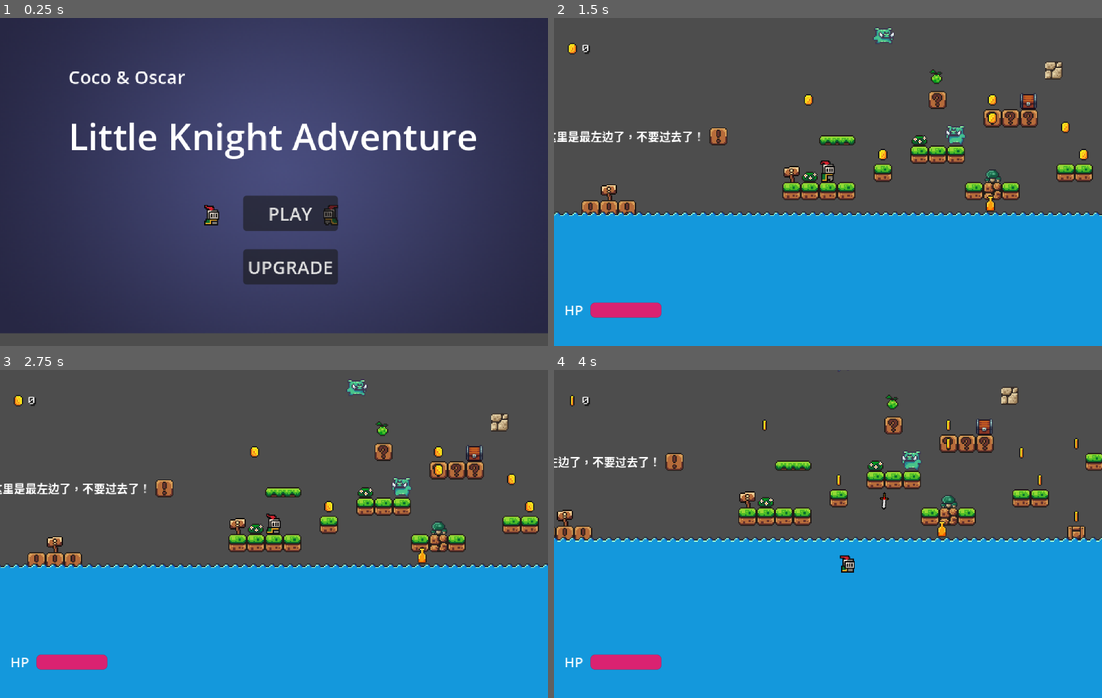
Above: before the commit, frames 1-4 (two rows, left to right).
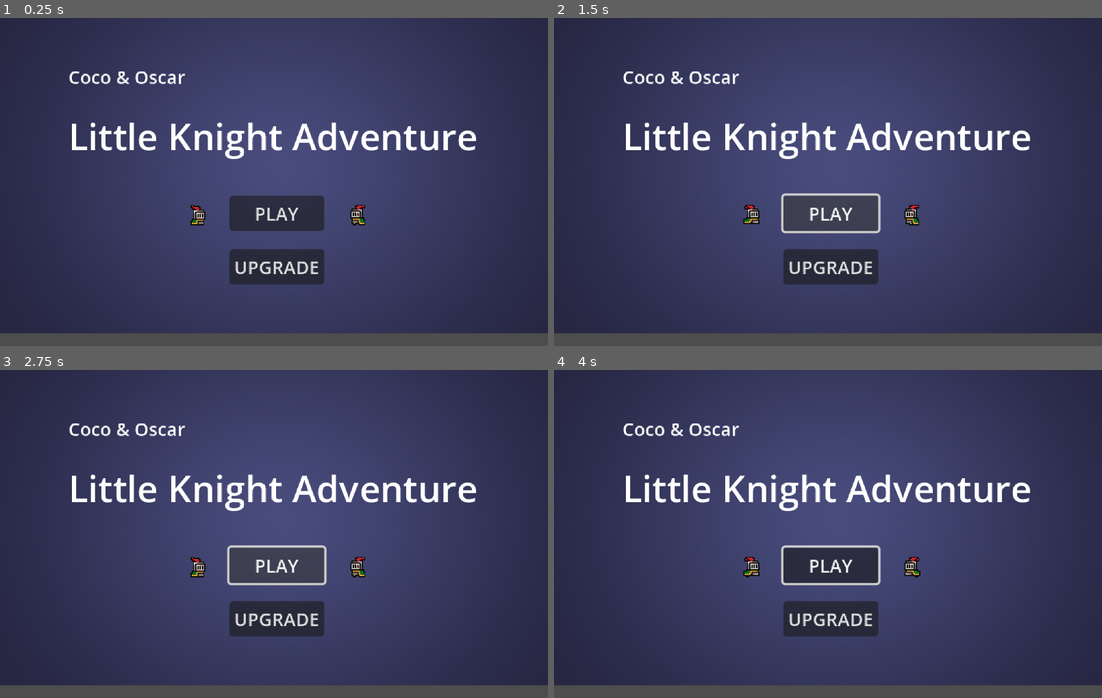
Above: after the commit, the same moments.

Repository: ypingzhao/little-knight-adventure
Game: Godot game, scene res://scenes/start_game.tscn
The game is run twice, just before and just after one commit, with the same random seed, the same clock (stepped at 60 frames per second) and the same inputs. Sound files missing from this copy of the repository are replaced by a short silence.
Inputs (mouse positions are in pixels of both pictures, inside the frame that each line leads up to):
- Up to frame 1 (0.25 s): no input
- Up to frame 2 (1.5 s): click "UPGRADE" at 0.5 s; click "PLAY" at 1.25 s
- Up to frame 3 (2.75 s): click (279, 566) at 2 s, where only the run after the commit has a clickable "PLAY"
- Up to frame 4 (4 s): tap Enter at 2.75 s; move the mouse to (948, 517) at 2.77 s; hold D (right) from 2.78 s (still down); tap E (interact) at 2.85 s; click (948, 517) at 2.92 s; tap Space (jump) at 3.02, 3.77 s; move the mouse to (718, 550) at 3.52 s; tap K (throw) at 3.6 s; click (718, 550) at 3.67 s

The runs differ from the first frame. In frame 1, 2.1% of the frame differs, in the area x 34-67%, y 54-82%; in frame 2, 88%; in frame 3, 88%; in frame 4, 90%, in the area x 0-100%, y 0-100%.

Commit message:
Add skill tree UI panel with tree structure display
Features:
- Skill tree UI panel (480x224px centered)
- ESC close button (top-right corner)
- Skill items with emoji icons (❤️⚔️🏃⭐)
- Tree structure display (indented child skills)
- Hover effects (highlight on mouse over)
- Upgrade buttons with cost display
- Coin validation (disable button if not enough coins)
- Success/failure notifications with fade animation
- Player control disable/restore on open/close
- Integration with SkillTreeManager and GlobalData
- Initial test coins: 500

UI Components:
- CanvasLayer (layer=128) for proper rendering
- ScrollContainer for skill list
- Dynamic skill item creation
- StyleBoxFlat for visual polish
- Emoji placeholders for missing icons

Scene Integration:
- Added to start_game.tscn as child node
- Opens on UPGRADE button click
- Follows shop UI design patterns

Avoided Issues (learned from shop system):
- No redefinition of CanvasLayer.visible property
- No overriding of show()/hide() methods
- Custom is_skill_tree_visible property with getter/setter
- Proper node paths matching scene structure

Co-Authored-By: Claude Sonnet 4.5 <noreply@anthropic.com>

Diff:
--- a/scenes/start_game.tscn
+++ b/scenes/start_game.tscn
@@ -1,9 +1,10 @@
-[gd_scene load_steps=23 format=3 uid="uid://dntp3vnewdr15"]
+[gd_scene load_steps=24 format=3 uid="uid://dntp3vnewdr15"]
 
 [ext_resource type="Texture2D" uid="uid://c7mpobee22vr0" path="res://assets/brackeys_platformer_assets/Background.png" id="1_c75kr"]
 [ext_resource type="Script" uid="uid://db7kuj6r1ubhg" path="res://scripts/ui/start_menu.gd" id="1_wcjs8"]
 [ext_resource type="Texture2D" uid="uid://hsu5rvigstmb" path="res://assets/brackeys_platformer_assets/brackeys_platformer_assets/sprites/knight.png" id="2_tq2sd"]
 [ext_resource type="AudioStream" uid="uid://bua4870kt7jbl" path="res://assets/music/04 - Silent Forest.mp3" id="3_2aiwh"]
+[ext_resource type="PackedScene" path="res://scenes/ui/skill_tree_ui.tscn" id="4_skilltree"]
 
 [sub_resource type="LabelSettings" id="LabelSettings_c75kr"]
 font_size = 32
@@ -147,10 +148,10 @@
 
 [node name="MarginContainer" type="MarginContainer" parent="CanvasLayer/Control"]
 layout_mode = 0
-offset_left = 213.0
+offset_left = 201.0
 offset_top = 156.0
-offset_right = 260.0
-offset_bottom = 196.0
+offset_right = 284.0
+offset_bottom = 234.0
 
 [node name="VBoxContainer" type="VBoxContainer" parent="CanvasLayer/Control/MarginContainer"]
 layout_mode = 2
@@ -184,13 +185,13 @@
 label_settings = SubResource("LabelSettings_c75kr")
 
 [node name="KnigtLeft" type="AnimatedSprite2D" parent="."]
-position = Vector2(186, 170)
+position = Vector2(174, 170)
 sprite_frames = SubResource("SpriteFrames_7wif6")
 autoplay = "default"
 frame_progress = 0.90314156
 
 [node name="KnigtRight" type="AnimatedSprite2D" parent="."]
-position = Vector2(289, 170)
+position = Vector2(313, 170)
 scale = Vector2(-1, 1)
 sprite_frames = SubResource("SpriteFrames_7wif6")
 autoplay = "default"
@@ -202,5 +203,7 @@
 autoplay = true
 parameters/looping = true
 
+[node name="SkillTreeUI" parent="." instance=ExtResource("4_skilltree")]
+
 [connection signal="pressed" from="CanvasLayer/Control/MarginContainer/VBoxContainer/ButtonPlay" to="." method="_on_button_play_pressed"]
 [connection signal="pressed" from="CanvasLayer/Control/MarginContainer/VBoxContainer/ButtonUpgrade" to="." method="_on_button_upgrade_pressed"]
--- /dev/null
+++ b/scenes/ui/skill_tree_ui.tscn
@@ -0,0 +1,98 @@
+[gd_scene load_steps=3 format=3 uid="uid://skilltreeui001"]
+
+[ext_resource type="Script" path="res://scripts/ui/skill_tree_ui.gd" id="1"]
+
+[sub_resource type="StyleBoxFlat" id="StyleBoxFlat_Panel"]
+bg_color = Color(0.15, 0.15, 0.2, 0.95)
+border_color = Color(0.5, 0.5, 0.6)
+set_border_width_all(3)
+set_corner_radius_all(10)
+
+[sub_resource type="StyleBoxFlat" id="StyleBoxFlat_CloseButton"]
+bg_color = Color(0.8, 0.2, 0.2, 1.0)
+border_color = Color(1.0, 0.3, 0.3, 1.0)
+set_border_width_all(2)
+set_corner_radius_all(4)
+
+[node name="SkillTreeUI" type="CanvasLayer"]
+layer = 128
+script = ExtResource("1")
+
+[node name="SkillTreeControl" type="Control" parent="."]
+layout_mode = 3
+anchors_preset = 8
+anchor_left = 0.5
+anchor_top = 0.5
+anchor_right = 0.5
+anchor_bottom = 0.5
+offset_left = -240.0
+offset_top = -112.0
+offset_right = 240.0
+offset_bottom = 112.0
+grow_horizontal = 2
+grow_vertical = 2
+
+[node name="PanelContainer" type="PanelContainer" parent="SkillTreeControl"]
+layout_mode = 1
+anchors_preset = 15
+anchor_right = 1.0
+anchor_bottom = 1.0
+grow_horizontal = 2
+grow_vertical = 2
+theme_override_styles/panel = SubResource("StyleBoxFlat_Panel")
+
+[node name="CloseButton" type="Button" parent="SkillTreeControl/PanelContainer"]
+layout_mode = 0
+offset_left = 448.0
+offset_top = 8.0
+offset_right = 472.0
+offset_bottom = 32.0
+custom_minimum_size = Vector2(24, 24)
+theme_override_styles/normal = SubResource("StyleBoxFlat_CloseButton")
+text = "✕"
+
+[node name="VBoxContainer" type="VBoxContainer" parent="SkillTreeControl/PanelContainer"]
+layout_mode = 2
+
+[node name="TitleBar" type="PanelContainer" parent="SkillTreeControl/PanelContainer/VBoxContainer"]
+custom_minimum_size = Vector2(0, 50)
+layout_mode = 2
+
+[node name="HBoxContainer" type="HBoxContainer" parent="SkillTreeControl/PanelContainer/VBoxContainer/TitleBar"]
+layout_mode = 2
+
+[node name="TitleLabel" type="Label" parent="SkillTreeControl/PanelContainer/VBoxContainer/TitleBar/HBoxContainer"]
+layout_mode = 2
+text = "⭐ 技能树"
+horizontal_alignment = 1
+vertical_alignment = 1
+
+[node name="Control" type="Control" parent="SkillTreeControl/PanelContainer/VBoxContainer/TitleBar/HBoxContainer"]
+custom_minimum_size = Vector2(200, 0)
+layout_mode = 2
+size_flags_horizontal = 3
+
+[node name="CoinLabel" type="Label" parent="SkillTreeControl/PanelContainer/VBoxContainer/TitleBar/HBoxContainer"]
+layout_mode = 2
+text = "💰 0"
+horizontal_alignment = 2
+vertical_alignment = 1
+
+[node name="NotificationLabel" type="Label" parent="SkillTreeControl/PanelContainer/VBoxContainer"]
+visible = false
+custom_minimum_size = Vector2(0, 30)
+layout_mode = 2
+horizontal_alignment = 1
+vertical_alignment = 1
+
+[node name="ScrollContainer" type="ScrollContainer" parent="SkillTreeControl/PanelContainer/VBoxContainer"]
+layout_mode = 2
+size_flags_vertical = 3
+horizontal_scroll_mode = 0
+
+[node name="SkillsVBox" type="VBoxContainer" parent="SkillTreeControl/PanelContainer/VBoxContainer/ScrollContainer"]
+layout_mode = 2
+size_flags_horizontal = 3
+theme_override_constants/separation = 8
+
+[connection signal="pressed" from="SkillTreeControl/PanelContainer/CloseButton" to="." method="_on_close_button_pressed"]
--- /dev/null
+++ b/scripts/ui/skill_tree_ui.gd
@@ -0,0 +1,483 @@
+extends CanvasLayer
+
+## ============================================================================
+## 技能树 UI 管理器
+## ============================================================================
+## 功能：显示和交互技能树界面
+## 注意：继承自 CanvasLayer，避免重定义 visible 属性和 show()/hide() 方法
+## ============================================================================
+
+
+## ============================================================================
+## 信号定义
+## ============================================================================
+
+signal skill_tree_opened
+signal skill_tree_closed
+
+
+## ============================================================================
+## 节点引用
+## ============================================================================
+
+@onready var ui_control: Control = $SkillTreeControl
+@onready var title_label: Label = $SkillTreeControl/PanelContainer/VBoxContainer/TitleBar/HBoxContainer/TitleLabel
+@onready var coin_label: Label = $SkillTreeControl/PanelContainer/VBoxContainer/TitleBar/HBoxContainer/CoinLabel
+@onready var close_button: Button = $SkillTreeControl/PanelContainer/CloseButton
+@onready var notification_label: Label = $SkillTreeControl/PanelContainer/VBoxContainer/NotificationLabel
+@onready var scroll_container: ScrollContainer = $SkillTreeControl/PanelContainer/VBoxContainer/ScrollContainer
+@onready var skills_container: VBoxContainer = $SkillTreeControl/PanelContainer/VBoxContainer/ScrollContainer/SkillsVBox
+
+
+## ============================================================================
+## 配置常量
+## ============================================================================
+
+const NOTIFICATION_DURATION := 2.0  # 通知显示时长（秒）
+
+
+## ============================================================================
+## 状态变量
+## ============================================================================
+
+var is_skill_tree_visible: bool:
+	get:
+		return _is_ui_visible()
+	set(value):
+		if value:
+			_open_skill_tree()
+		else:
+			_close_skill_tree()
+
+var _notification_tween: Tween = null
+
+
+## ============================================================================
+## 初始化
+## ============================================================================
+
+func _ready() -> void:
+	# 初始隐藏 UI
+	if ui_control:
+		ui_control.visible = false
+
+	# 连接关闭按钮
+	if close_button:
+		close_button.pressed.connect(_on_close_button_pressed)
+
+	# 连接技能树管理器信号
+	SkillTreeManager.skill_upgraded.connect(_on_skill_upgraded)
+	SkillTreeManager.upgrade_failed.connect(_on_upgrade_failed)
+
+	# 连接 ESC 键
+	_setup_escape_key()
+
+
+## 配置 ESC 键关闭
+func _setup_escape_key() -> void:
+	# ESC 键会通过 _input() 处理
+	pass
+
+
+## ============================================================================
+## UI 显示/隐藏（避免重定义 CanvasLayer 原生方法）
+## ============================================================================
+
+## 检查 UI 是否可见
+func _is_ui_visible() -> bool:
+	return ui_control != null and ui_control.visible
+
+
+## 打开技能树
+func _open_skill_tree() -> void:
+	if ui_control:
+		ui_control.visible = true
+
+	# 更新金币显示
+	_update_coin_display()
+
+	# 刷新技能列表
+	_populate_skill_list()
+
+	# 禁用玩家控制
+	_disable_player_control()
+
+	emit_signal("skill_tree_opened")
+	print("📖 技能树已打开")
+
+
+## 关闭技能树
+func _close_skill_tree() -> void:
+	if ui_control:
+		ui_control.visible = false
+
+	# 恢复玩家控制
+	_enable_player_control()
+
+	emit_signal("skill_tree_closed")
+	print("📕 技能树已关闭")
+
+
+## 切换技能树显示状态
+func toggle_skill_tree() -> void:
+	is_skill_tree_visible = not is_skill_tree_visible
+
+
+## ============================================================================
+## 技能列表生成
+## ============================================================================
+
+## 填充技能列表（树状结构）
+func _populate_skill_list() -> void:
+	# 清空现有内容
+	for child in skills_container.get_children():
+		child.queue_free()
+
+	# 获取所有默认解锁的技能（根技能）
+	var root_skills = _get_root_skills()
+
+	# 递归创建技能树
+	for skill_id in root_skills:
+		_create_skill_tree_recursive(skill_id, 0)
+
+
+## 获取根技能（无前置条件的技能）
+func _get_root_skills() -> Array:
+	var root_skills = []
+	for skill_id in SkillTreeManager.SKILL_CONFIG:
+		var config = SkillTreeManager.get_skill_config(skill_id)
+		if config.unlock_condition == "":
+			root_skills.append(skill_id)
+	return root_skills
+
+
+## 递归创建技能树
+func _create_skill_tree_recursive(skill_id: String, depth: int) -> void:
+	# 检查技能是否已解锁
+	if not SkillTreeManager.is_skill_unlocked(skill_id):
+		return
+
+	# 创建技能项
+	var skill_item = _create_skill_item(skill_id, depth)
+	skills_container.add_child(skill_item)
+
+	# 查找依赖此技能的子技能
+	var child_skills = _get_child_skills(skill_id)
+
+	# 递归创建子技能
+	for child_id in child_skills:
+		_create_skill_tree_recursive(child_id, depth + 1)
+
+
+## 获取依赖指定技能的子技能
+func _get_child_skills(parent_skill_id: String) -> Array:
+	var children = []
+	for skill_id in SkillTreeManager.SKILL_CONFIG:
+		var config = SkillTreeManager.get_skill_config(skill_id)
+		if config.unlock_condition == parent_skill_id:
+			children.append(skill_id)
+	return children
+
+
+## 创建单个技能项 UI
+func _create_skill_item(skill_id: String, depth: int) -> HBoxContainer:
+	var config = SkillTreeManager.get_skill_config(skill_id)
+	var current_level = SkillTreeManager.get_skill_level(skill_id)
+	var upgrade_cost = SkillTreeManager.get_upgrade_cost(skill_id)
+	var skill_value = SkillTreeManager.get_skill_value(skill_id)
+
+	# 创建容器
+	var hbox = HBoxContainer.new()
+	hbox.name = "SkillItem_%s" % skill_id
+	hbox.custom_minimum_size.y = 80
+
+	# 添加缩进（基于深度）
+	var indent = 40 * depth
+	if indent > 0:
+		var indent_control = Control.new()
+		indent_control.custom_minimum_size.x = indent
+		hbox.add_child(indent_control)
+
+	# 创建技能卡片（使用 PanelContainer 作为背景）
+	var card = PanelContainer.new()
+	card.name = "SkillCard"
+	card.custom_minimum_size = Vector2(420, 70)
+	card.mouse_filter = Control.MOUSE_FILTER_PASS  # 允许鼠标事件穿透
+
+	# 创建卡片内部布局
+	var card_hbox = HBoxContainer.new()
+	card_hbox.name = "CardHBox"
+
+	# 图标（使用 Emoji 占位符）
+	var icon_container = CenterContainer.new()
+	icon_container.custom_minimum_size = Vector2(60, 60)
+
+	var icon_label = Label.new()
+	icon_label.name = "IconLabel"
+	icon_label.horizontal_alignment = HORIZONTAL_ALIGNMENT_CENTER
+	icon_label.vertical_alignment = VERTICAL_ALIGNMENT_CENTER
+	icon_label.add_theme_font_size_override("font_size", 32)
+
+	# 根据 effect_type 选择 Emoji
+	var emoji = _get_skill_emoji(config.effect_type)
+	icon_label.text = emoji
+
+	icon_container.add_child(icon_label)
+	card_hbox.add_child(icon_container)
+
+	# 技能信息区域
+	var info_vbox = VBoxContainer.new()
+	info_vbox.name = "InfoVBox"
+	info_vbox.size_flags_horizontal = Control.SIZE_EXPAND_FILL
+
+	# 技能名称和等级
+	var name_level_hbox = HBoxContainer.new()
+
+	var name_label = Label.new()
+	name_label.name = "NameLabel"
+	name_label.text = config.name
+	name_label.add_theme_font_size_override("font_size", 16)
+	name_label.add_theme_color_override("font_color", Color.WHITE)
+	name_level_hbox.add_child(name_label)
+
+	var spacer = Control.new()
+	spacer.size_flags_horizontal = Control.SIZE_EXPAND_FILL
+	name_level_hbox.add_child(spacer)
+
+	var level_label = Label.new()
+	level_label.name = "LevelLabel"
+	level_label.text = "Lv.%d/%d" % [current_level, config.max_level]
+	level_label.add_theme_font_size_override("font_size", 14)
+	level_label.add_theme_color_override("font_color", Color.YELLOW)
+	name_level_hbox.add_child(level_label)
+
+	info_vbox.add_child(name_level_hbox)
+
+	# 技能描述
+	var desc_label = Label.new()
+	desc_label.name = "DescLabel"
+	desc_label.text = config.description
+	desc_label.add_theme_font_size_override("font_size", 12)
+	desc_label.add_theme_color_override("font_color", Color.LIGHT_GRAY)
+	info_vbox.add_child(desc_label)
+
+	# 效果值
+	if skill_value > 0:
+		var value_label = Label.new()
+		value_label.name = "ValueLabel"
+		value_label.text = "当前加成: +%d" % skill_value
+		value_label.add_theme_font_size_override("font_size", 11)
+		value_label.add_theme_color_override("font_color", Color.CYAN)
+		info_vbox.add_child(value_label)
+
+	card_hbox.add_child(info_vbox)
+
+	# 升级按钮
+	var upgrade_btn = Button.new()
+	upgrade_btn.name = "UpgradeButton"
+	upgrade_btn.custom_minimum_size = Vector2(80, 50)
+
+	if current_level >= config.max_level:
+		upgrade_btn.text = "已满级"
+		upgrade_btn.disabled = true
+	else:
+		upgrade_btn.text = "%d💰" % upgrade_cost
+
+		# 检查金币是否足够
+		if GlobalData.player_coin < upgrade_cost:
+			upgrade_btn.disabled = true
+			upgrade_btn.tooltip_text = "金币不足"
+		else:
+			upgrade_btn.tooltip_text = "点击升级"
+			# 连接按钮信号（传递 skill_id 参数）
+			upgrade_btn.pressed.connect(_on_upgrade_button_pressed.bind(skill_id))
+
+	card_hbox.add_child(upgrade_btn)
+
+	card.add_child(card_hbox)
+	hbox.add_child(card)
+
+	# 添加鼠标悬停效果
+	_setup_hover_effect(card, upgrade_btn)
+
+	return hbox
+
+
+## 根据效果类型获取 Emoji
+func _get_skill_emoji(effect_type: String) -> String:
+	match effect_type:
+		"increase_max_health":
+			return "❤️"
+		"increase_attack":
+			return "⚔️"
+		"increase_speed":
+			return "🏃"
+		"increase_critical_chance":
+			return "💥"
+		_:
+			return "⭐"  # 默认图标
+
+
+## 设置鼠标悬停效果
+func _setup_hover_effect(card: PanelContainer, button: Button) -> void:
+	# 创建 StyleBox 用于高亮效果
+	var normal_style = StyleBoxFlat.new()
+	normal_style.bg_color = Color(0.2, 0.2, 0.3, 0.9)
+	normal_style.border_color = Color(0.4, 0.4, 0.5)
+	normal_style.set_border_width_all(2)
+	normal_style.set_corner_radius_all(8)
+
+	var hover_style = StyleBoxFlat.new()
+	hover_style.bg_color = Color(0.3, 0.3, 0.5, 0.95)
+	hover_style.border_color = Color(0.8, 0.8, 1.0)
+	hover_style.set_border_width_all(3)
+	hover_style.set_corner_radius_all(8)
+
+	# 应用默认样式
+	card.add_theme_stylebox_override("panel", normal_style)
+
+	# 连接鼠标事件
+	card.gui_input.connect(func(event: InputEvent):
+		if event is InputEventMouseMotion:
+			if card.get_rect().has_point(card.get_local_mouse_position()):
+				card.add_theme_stylebox_override("panel", hover_style)
+			else:
+				card.add_theme_stylebox_override("panel", normal_style)
+	)
+
+	card.mouse_entered.connect(func():
+		card.add_theme_stylebox_override("panel", hover_style)
+	)
+
+	card.mouse_exited.connect(func():
+		card.add_theme_stylebox_override("panel", normal_style)
+	)
+
+
+## ============================================================================
+## 事件处理
+## ============================================================================
+
+## 处理输入事件（ESC 键关闭）
+func _input(event: InputEvent) -> void:
+	if event is InputEventKey:
+		if event.keycode == KEY_ESCAPE and event.pressed:
+			if is_skill_tree_visible:
+				_close_skill_tree()
+				get_viewport().set_input_as_handled()
+
+
+## 升级按钮点击事件
+func _on_upgrade_button_pressed(skill_id: String) -> void:
+	var success = SkillTreeManager.upgrade_skill(skill_id)
+
+	if success:
+		# 刷新 UI
+		_populate_skill_list()
+		_update_coin_display()
+	else:
+		# 失败消息已通过 upgrade_failed 信号处理
+		pass
+
+
+## 技能升级成功回调
+func _on_skill_upgraded(skill_id: String, new_level: int) -> void:
+	var config = SkillTreeManager.get_skill_config(skill_id)
+	var value = SkillTreeManager.get_skill_value(skill_id)
+
+	var message = "✅ %s 升级成功！Lv.%d (+%d)" % [config.name, new_level, value]
+	_show_notification(message, Color.GREEN)
+
+
+## 升级失败回调
+func _on_upgrade_failed(skill_id: String, reason: String) -> void:
+	_show_notification("❌ 升级失败: " + reason, Color.RED)
+
+
+## 关闭按钮点击事件
+func _on_close_button_pressed() -> void:
+	_close_skill_tree()
+
+
+## ============================================================================
+## UI 更新
+## ============================================================================
+
+## 更新金币显示
+func _update_coin_display() -> void:
+	if coin_label:
+		coin_label.text = "💰 %d" % GlobalData.player_coin
+
+
+## 显示通知消息（带淡入淡出动画）
+func _show_notification(message: String, color: Color = Color.WHITE) -> void:
+	if not notification_label:
+		return
+
+	# 停止之前的动画
+	if _notification_tween:
+		_notification_tween.kill()
+
+	# 设置消息
+	notification_label.text = message
+	notification_label.modulate = color
+	notification_label.visible = true
+
+	# 创建淡入淡出动画
+	_notification_tween = create_tween()
+	_notification_tween.set_ease(Tween.EASE_IN_OUT)
+	_notification_tween.set_trans(Tween.TRANS_LINEAR)
+
+	# 淡入
+	notification_label.modulate.a = 0.0
+	_notification_tween.tween_property(notification_label, "modulate:a", 1.0, 0.3)
+
+	# 保持显示
+	_notification_tween.tween_interval(NOTIFICATION_DURATION - 0.6)
+
+	# 淡出
+	_notification_tween.tween_property(notification_label, "modulate:a", 0.0, 0.3)
+
+	# 隐藏
+	_notification_tween.tween_callback(func(): notification_label.visible = false)
+
+
+## ============================================================================
+## 玩家控制管理（参考商店系统）
+## ============================================================================
+
+## 禁用玩家控制
+func _disable_player_control() -> void:
+	var player = _find_player()
+	if player:
+		player.set_process_input(false)
+		player.set_physics_process(false)
+
+
+## 恢复玩家控制
+func _enable_player_control() -> void:
+	var player = _find_player()
+	if player:
+		player.set_process_input(true)
+		player.set_physics_process(true)
+
+
+## 查找玩家节点（双重查找机制）
+func _find_player() -> Node:
+	# 方法1：通过组查找
+	var players = get_tree().get_nodes_in_group("player")
+	if players.size() > 0:
+		return players[0]
+
+	# 方法2：通过节点名称查找
+	var player = get_tree().current_scene.find_child("knight", true, false)
+	if player:
+		return player
+
+	# 方法3：通过场景根节点查找
+	var root_player = get_tree().current_scene.get_node_or_null("knight")
+	if root_player:
+		return root_player
+
+	push_warning("未找到玩家节点")
+	return null
--- a/scripts/ui/start_menu.gd
+++ b/scripts/ui/start_menu.gd
@@ -1,15 +1,19 @@
 extends Node2D
 
+## 技能树 UI 引用
+@onready var skill_tree_ui: CanvasLayer = $SkillTreeUI
+
 func _ready() -> void:
-    PlayerHealth.health = PlayerHealth.max_health
+	PlayerHealth.health = PlayerHealth.max_health
+
+	# 设置初始金币（用于测试）
+	if GlobalData.player_coin == 0:
+		GlobalData.player_coin = 500
 
 func _on_button_play_pressed() -> void:
-
-    LevelManager.goto_next_room("easy")
-
-    pass # Replace with function body.
+	LevelManager.goto_next_room("easy")
 
 func _on_button_upgrade_pressed() -> void:
-    # TODO: Implement upgrade menu or functionality
-    print("UPGRADE button pressed - functionality to be implemented")
-    pass
+	# 打开技能树 UI
+	if skill_tree_ui:
+		skill_tree_ui.is_skill_tree_visible = true
